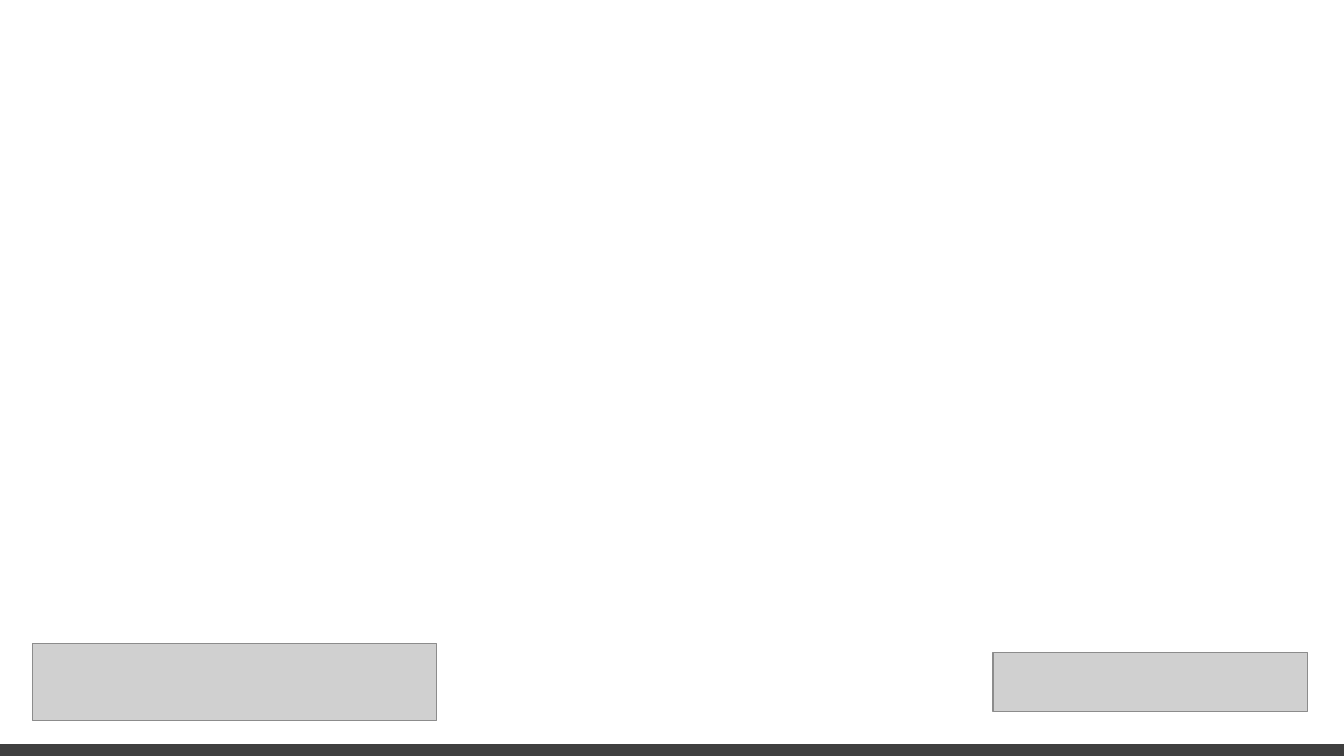
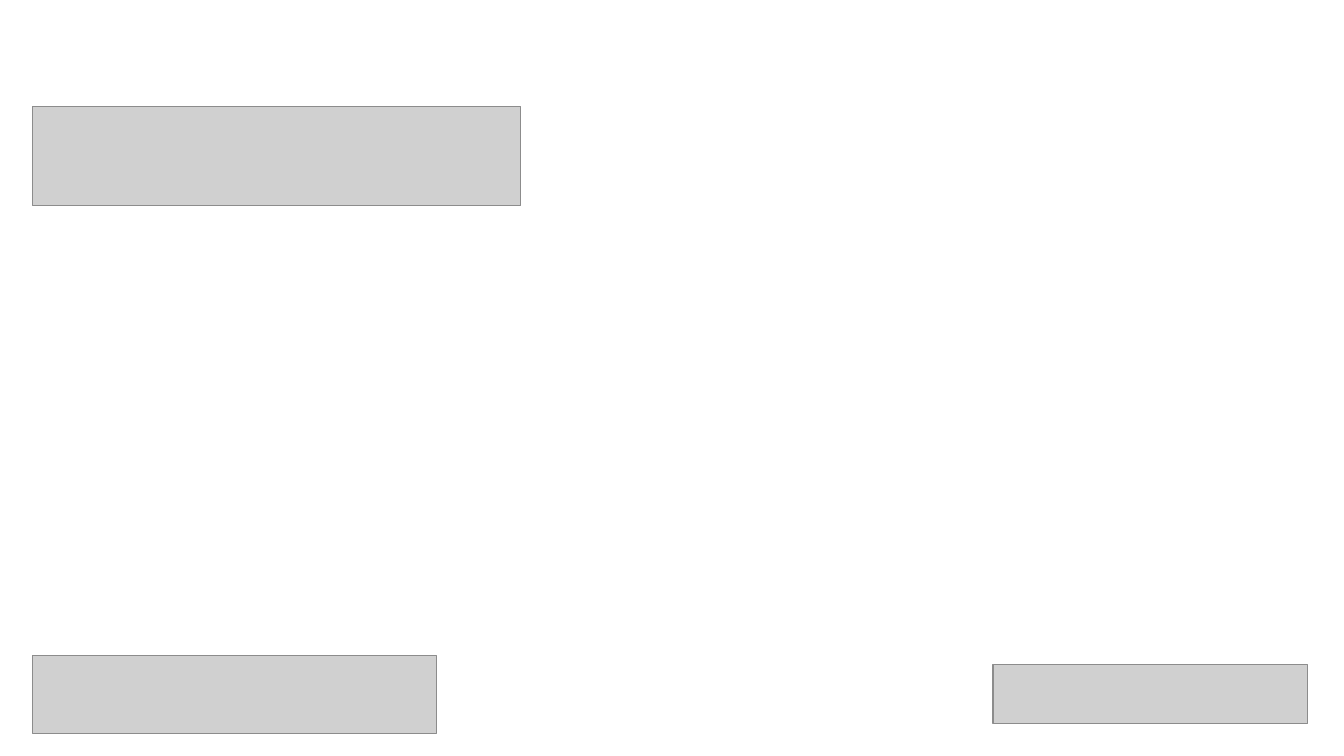
Before and after one commit to FelixLeChat/IOU-Slack, a slide deck: slide 5 of Processus d’affaire.pptx. Drawn at 1344x756 pixels with LibreOffice and Linux fonts; fonts in the diff are those of the drawing; grey boxes stand for pictures. Boxes give left, top, right and bottom in pixels: in the first picture for what was removed or moved away, otherwise in the second. Text is boxed around its words. In the diff, an @@ line names an element or a change of style, - is before the commit and + after.

```diff
--- a/Processus d’affaire.pptx
+++ b/Processus d’affaire.pptx
@@ 2 pictures, 1 rectangle: place and size @@
-2 pictures, 1 rectangle at (0,0,1344,744)
+2 pictures, 1 rectangle at (0,0,1344,756)
@@ picture added at (32,106,520,206) @@
```
Also in this commit, not shown: 4 other slides changed, 1 slide added, 1 other file.
